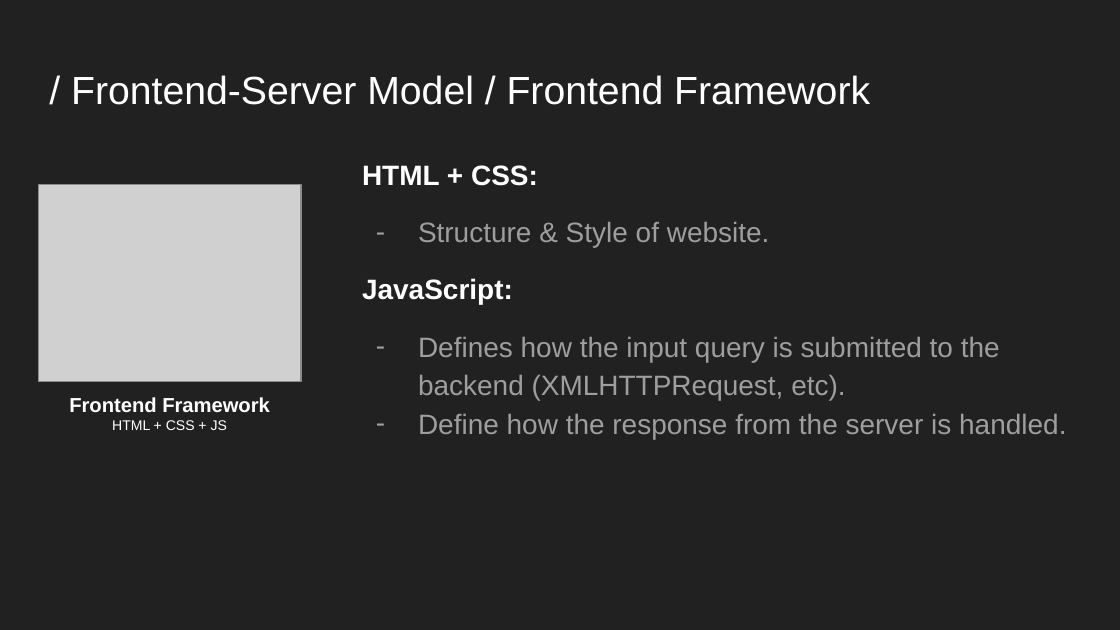
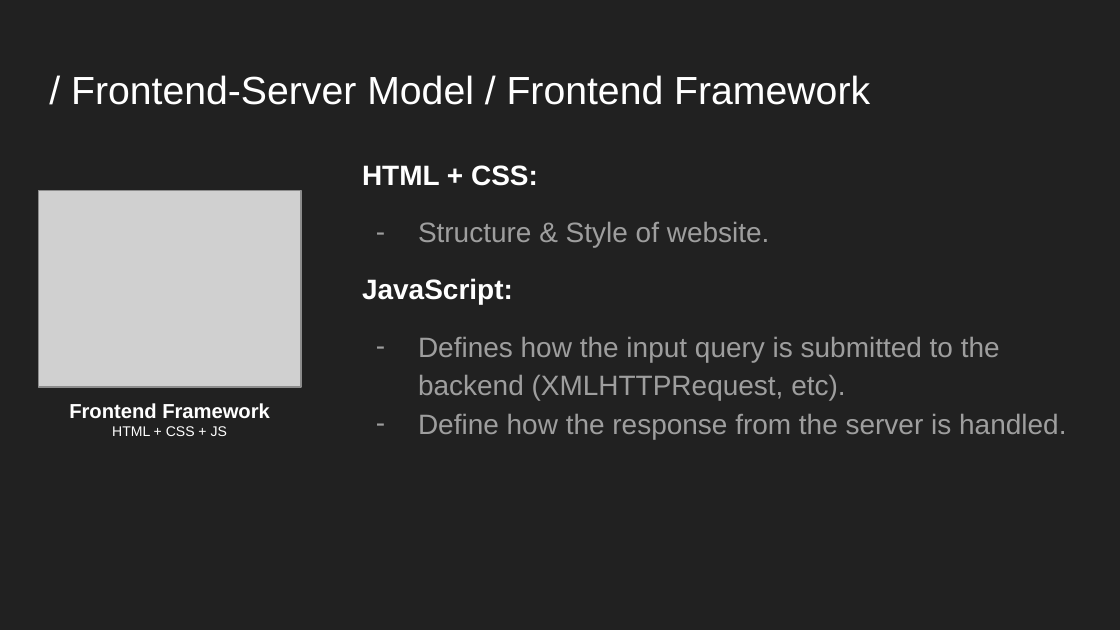
Before and after one commit to YanzhenHuang/CISC3025-Name-Entity, a slide deck: slide 15 of CISC3025-Project3-Presentation.pptx (slide 12 before the commit). Drawn at 1120x630 pixels with LibreOffice and Linux fonts; fonts in the diff are those of the drawing; grey boxes stand for pictures. Boxes give left, top, right and bottom in pixels: in the first picture for what was removed or moved away, otherwise in the second. Text is boxed around its words. In the diff, an @@ line names an element or a change of style, - is before the commit and + after.

```diff
--- a/CISC3025-Project3-Presentation.pptx
+++ b/CISC3025-Project3-Presentation.pptx
@@ picture: place and size @@
-picture at (38, 185, 301, 382)
+picture at (38, 190, 301, 388)
@@ text "Frontend Framework": place and size @@
-text "Frontend Framework" at (69, 397, 270, 430)
+text "Frontend Framework" at (69, 403, 270, 436)
```
Also in this commit, not shown: 3 other slides changed, 2 slides added, 1 slide removed.
